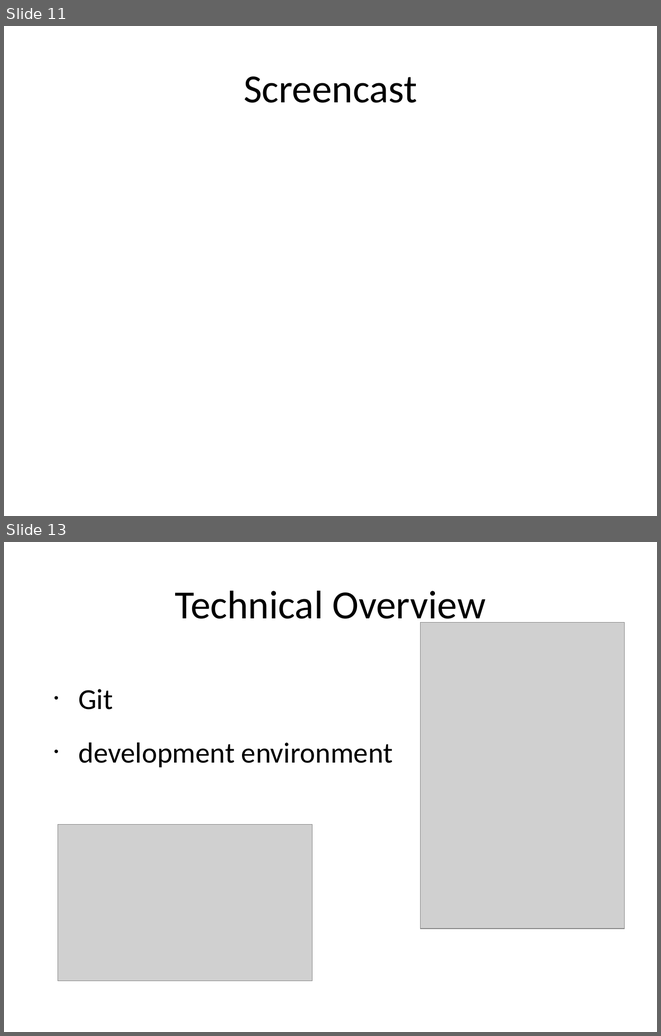
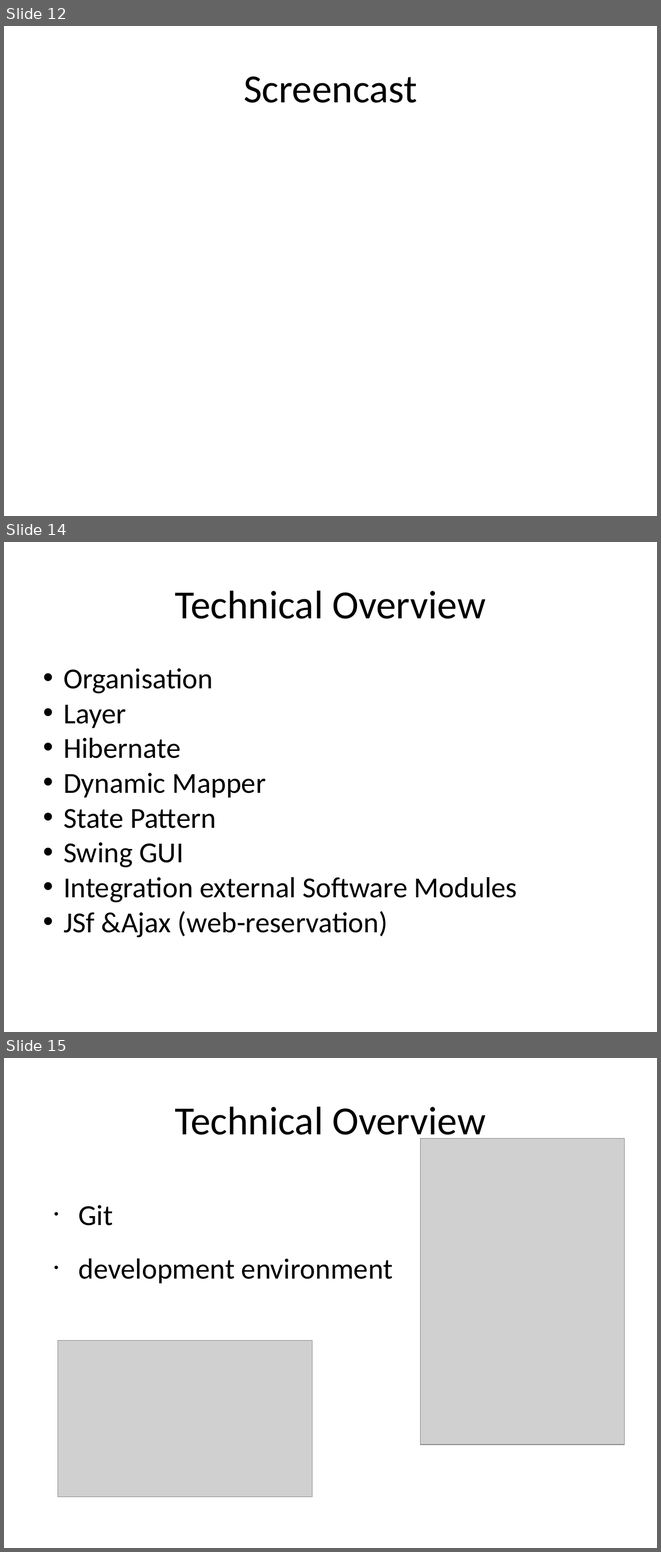
Before and after one commit to markusmo/HotelSoftware, a slide deck: Documentation/Praesentation/PresentationRoomanizer.pptx. Shown one above the other, each under a label of ours: slides 11 and 13 before the commit, slides 12, 14 and 15 after it; the slides between them are not shown. The pictures are 661x1036 and 661x1552 pixels, drawn with LibreOffice and Linux fonts; fonts in the diff are those of the drawing; grey boxes stand for pictures. Boxes give left, top, right and bottom in pixels: in the first picture for what was removed or moved away, otherwise in the second. Text is boxed around its words. In the diff, an @@ line names an element or a change of style, - is before the commit and + after.

```diff
--- a/Documentation/Praesentation/PresentationRoomanizer.pptx
+++ b/Documentation/Praesentation/PresentationRoomanizer.pptx
@@ slide 14 added at bbox=[4, 542, 657, 1032], background #FFFFFF @@
@@ title added at bbox=[175, 590, 486, 619], 44 pt, text #000000 @@
+Technical Overview
@@ text added at bbox=[63, 668, 517, 937], 32 pt, text #000000 @@
+• Organisation
+• Layer
+• Hibernate
+• Dynamic Mapper
+• State Pattern
+• Swing GUI
+• Integration external Software Modules
+• JSf &Ajax (web-reservation)
@@ what was slide 11 is now slide 12 @@
@@ what was slide 13 is now slide 15 @@
```
Also in this commit, not shown: 4 slides changed, 1 other slide added, 1 other file.
